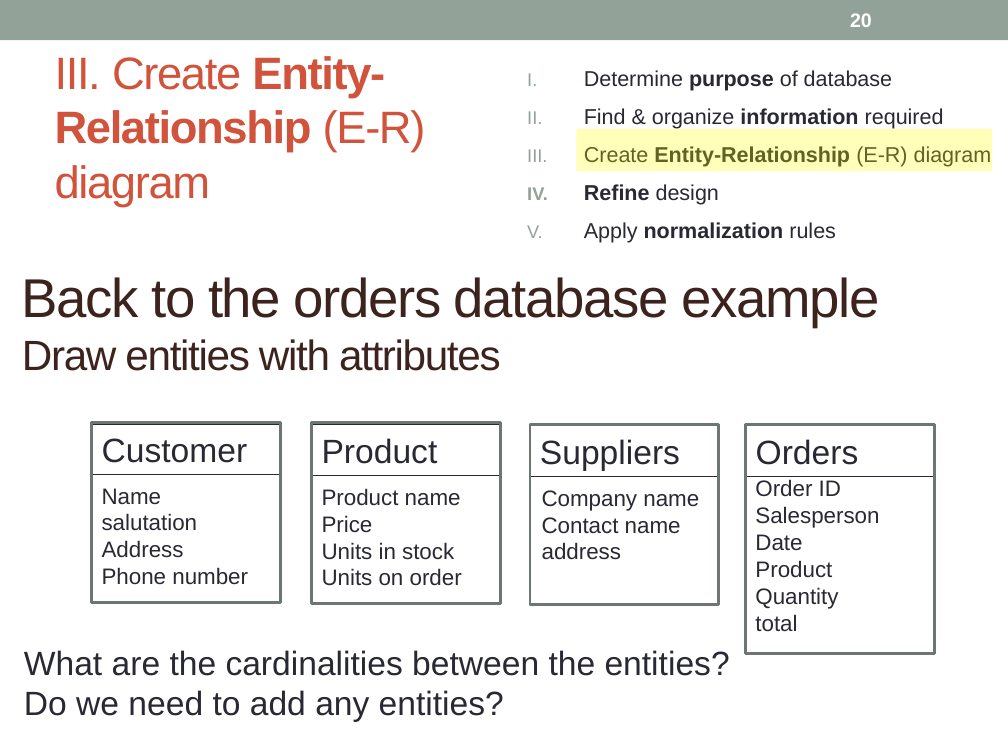
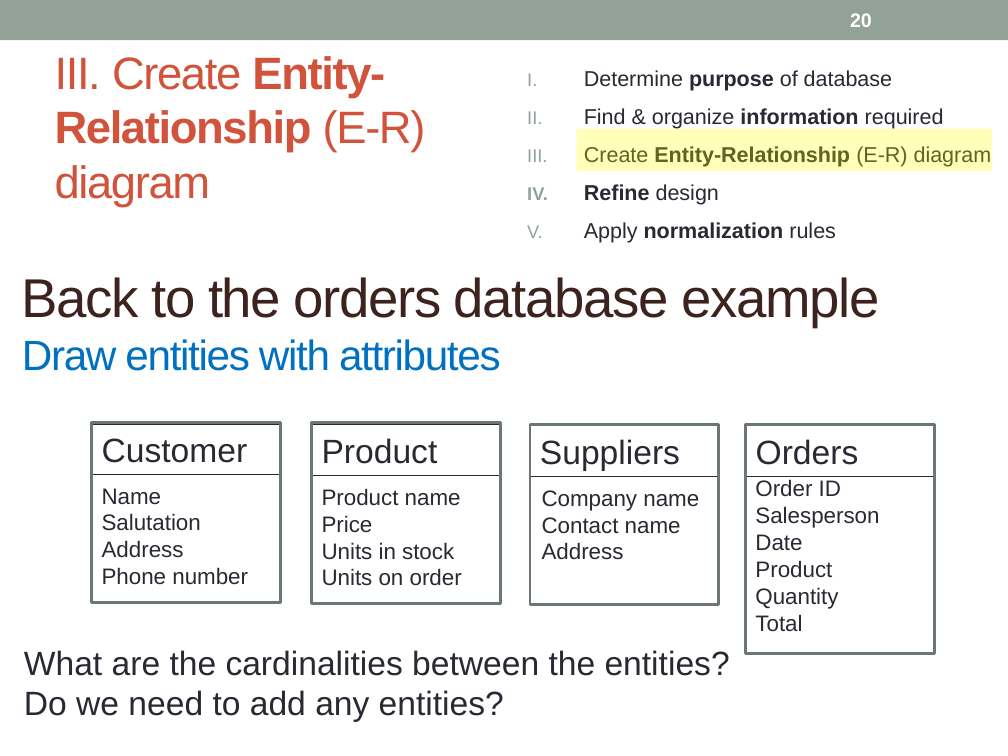
Before and after one commit to prof-frommer/info_sys_course, a slide deck: slide 20 of LEC/lec09-databases-access-cont/Databases & Access (continued).pptx. Drawn at 1008x756 pixels with LibreOffice and Linux fonts; fonts in the diff are those of the drawing. Boxes give left, top, right and bottom in pixels: in the first picture for what was removed or moved away, otherwise in the second. Text is boxed around its words. In the diff, an @@ line names an element or a change of style, - is before the commit and + after.

```diff
--- a/LEC/lec09-databases-access-cont/Databases & Access (continued).pptx
+++ b/LEC/lec09-databases-access-cont/Databases & Access (continued).pptx
@@ text at (x1=22, y1=339, x2=501, y2=371): text colour #3C231F to #0070C0 in "Draw entities with attributes" @@
@@ text at (x1=102, y1=513, x2=201, y2=531): text changed @@
-salutation
+Salutation
@@ text at (x1=542, y1=542, x2=624, y2=560): text changed @@
-address
+Address
@@ text at (x1=755, y1=614, x2=802, y2=632): text changed @@
-total
+Total
```
Also in this commit, not shown: 1 other slide changed, 4 slides added, 8 other files.
